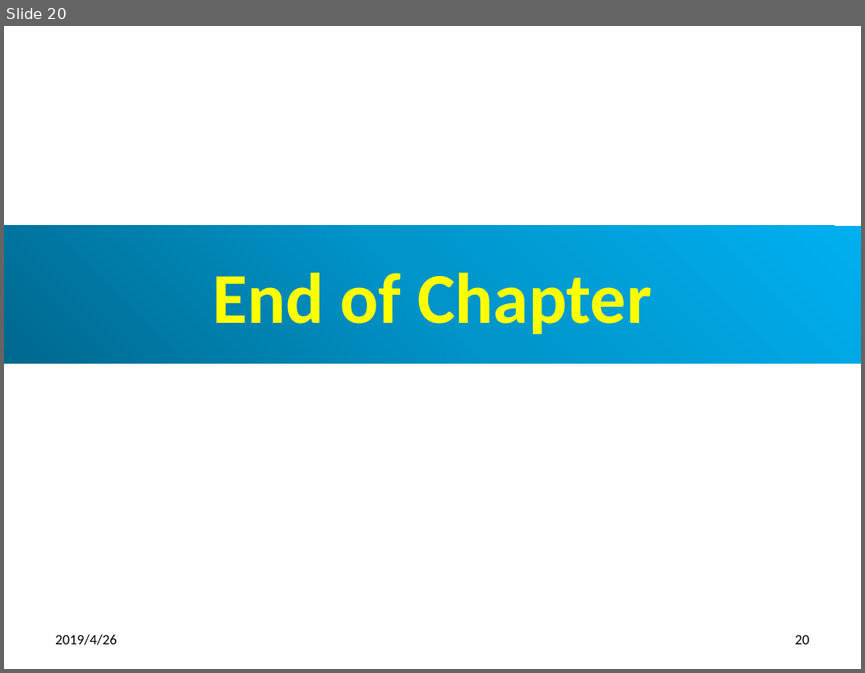
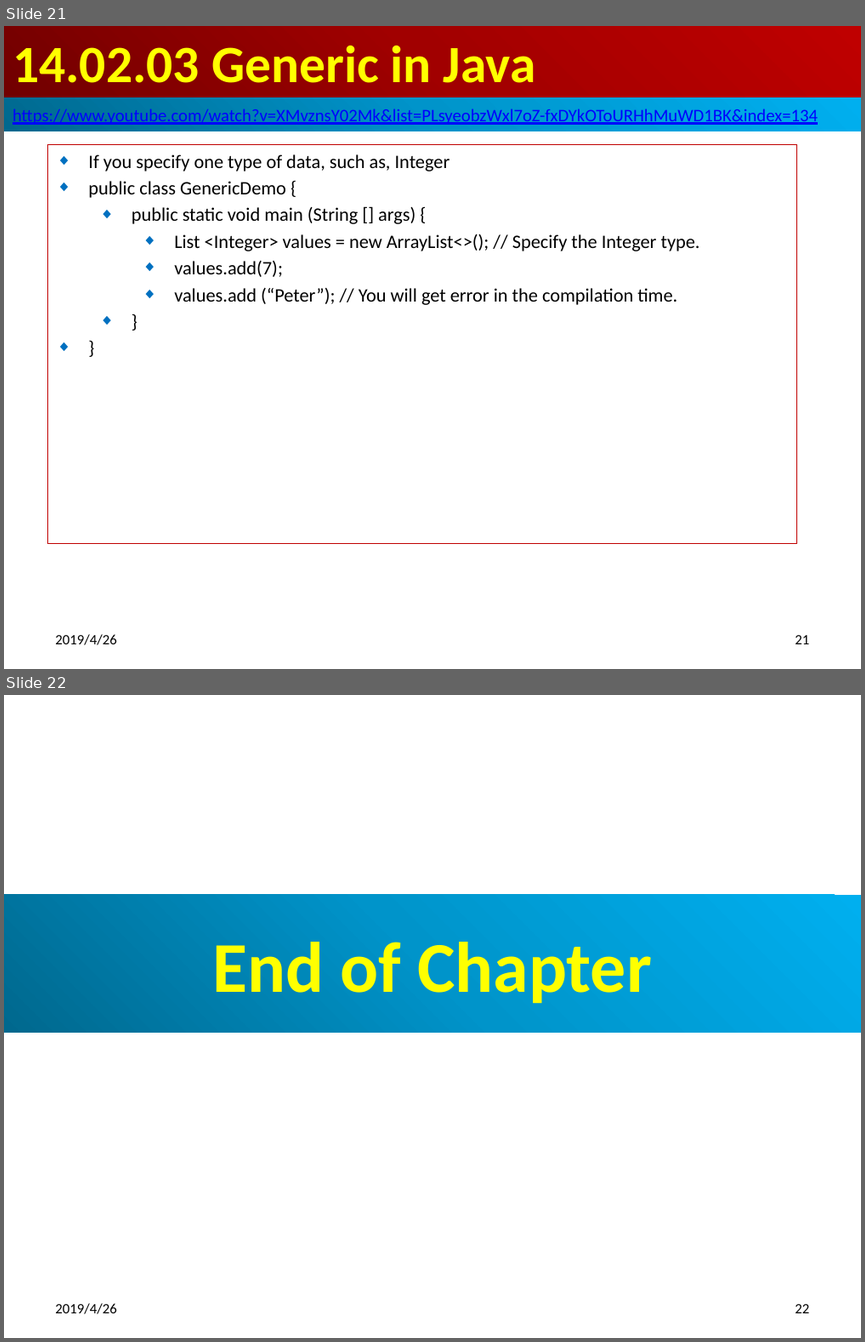
Before and after one commit to peterhchen/100-Java-Topic, a slide deck: 14_01_13_CollectionGeneric/ch1402_CollectionGenericPractical/1402_CollectionGenericPractical.pptx. Shown one above the other, each under a label of ours: slide 20 before the commit, slides 21 and 22 after it. The pictures are 865x673 and 865x1342 pixels, drawn with LibreOffice and Linux fonts; fonts in the diff are those of the drawing. Boxes give left, top, right and bottom in pixels: in the first picture for what was removed or moved away, otherwise in the second. Text is boxed around its words. In the diff, an @@ line names an element or a change of style, - is before the commit and + after.

```diff
--- a/14_01_13_CollectionGeneric/ch1402_CollectionGenericPractical/1402_CollectionGenericPractical.pptx
+++ b/14_01_13_CollectionGeneric/ch1402_CollectionGenericPractical/1402_CollectionGenericPractical.pptx
@@ slide 21 added at (4,26,861,669), background #FFFFFF @@
@@ title added at (4,26,861,98), fill gradient #720000 to #A20000 to #C00000, 44 pt, text #FFFF00, bold @@
+14.02.03 Generic in Java
@@ rectangle added at (4,98,861,131), fill gradient #00688E to #0094CA to #00B0F0, 14.8 pt, text #0000FF, underline @@
+https://www.youtube.com/watch?v=XMvznsY02Mk&list=PLsyeobzWxl7oZ-fxDYkOToURHhMuWD1BK&index=134
@@ subtitle added at (47,145,796,544), outline #C00000 0.75 pt, 16 pt, text #000000 @@
+◆ If you specify one type of data, such as, Integer
+◆ public class GenericDemo {
+  ◆ public static void main (String [] args) {
+    ◆ List <Integer> values = new ArrayList<>(); // Specify the Integer type.
+    ◆ values.add(7);
+    ◆ values.add (“Peter”); // You will get error in the compilation time.
+  ◆ }
+◆ }
@@ text added at (55,634,116,645), 12 pt, text #000000 @@
+2019/4/26
@@ page number added at (794,635,809,644), 12 pt, text #000000 @@
+21
@@ what was slide 20 is now slide 22 @@
@@ page number at (794,1304,809,1313): text changed @@
-20
+22
```
Also in this commit, not shown: 2 other slides added, 1 slide removed.
